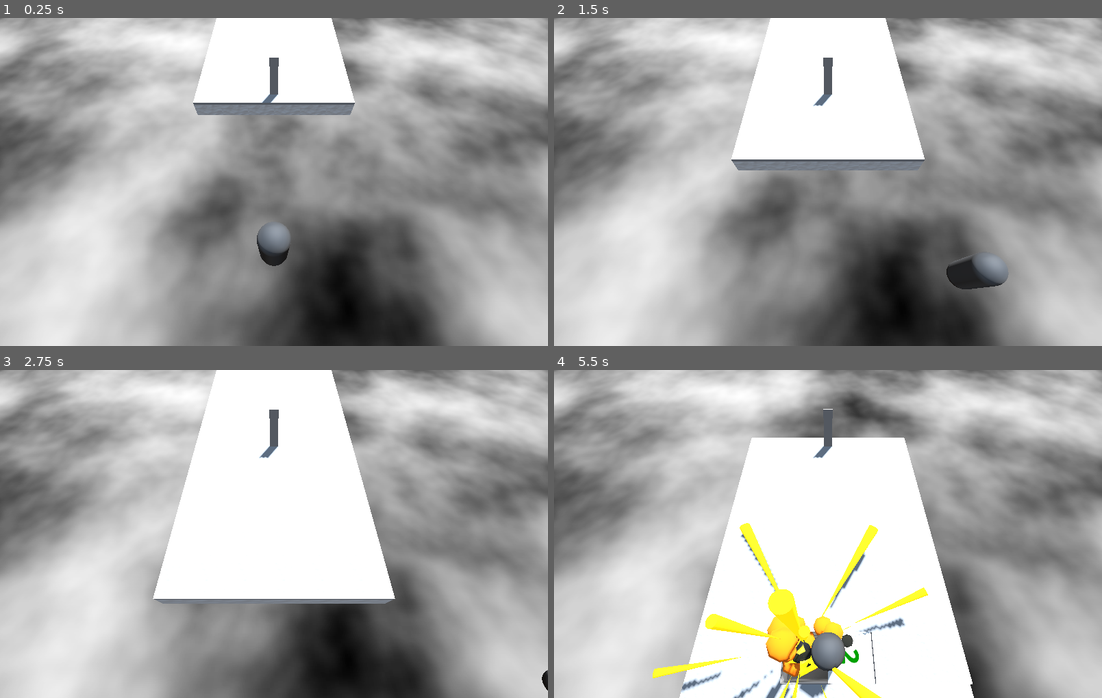
Above: before the commit, frames 1-4 (two rows, left to right).
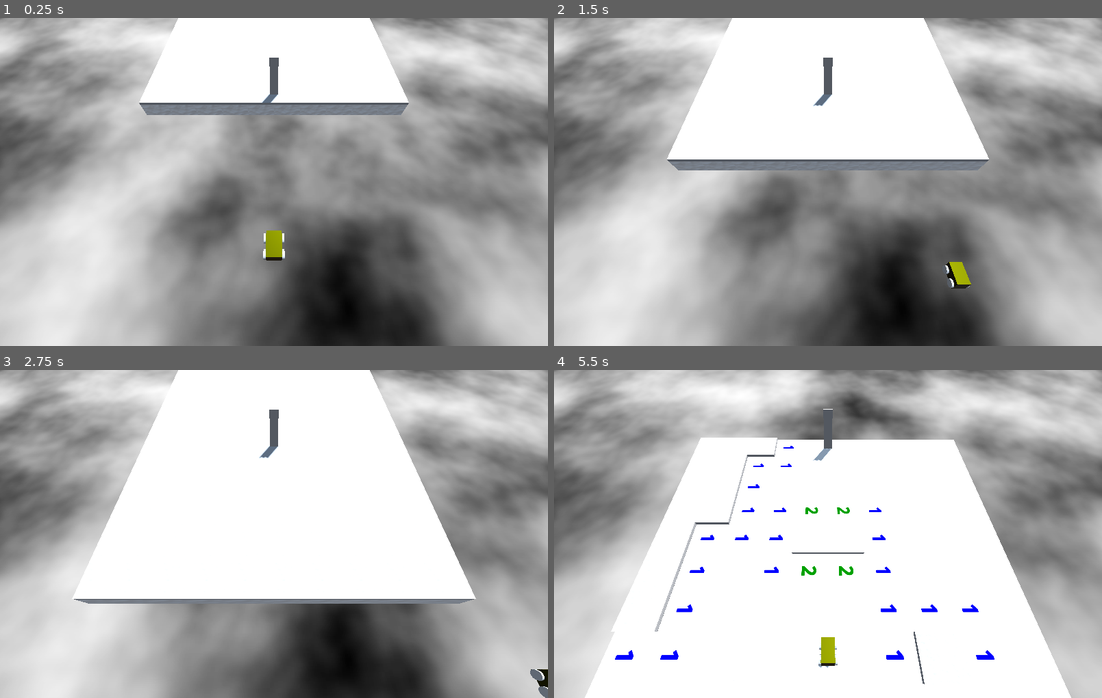
Above: after the commit, the same moments.

Repository: Blubtastic/minesweeper_2
Game: Godot game, scene res://Main.tscn
Same seed, same stepped clock (60 frames per second), same inputs: the game is played once before the commit and once after it.
Inputs (mouse positions are in pixels of both pictures, inside the frame that each line leads up to):
- Up to frame 1 (0.25 s): no input
- Up to frame 2 (1.5 s): tap Enter (ui_accept) at 0.5, 0.77 s; move the mouse to (948, 165) at 0.52 s; hold Right (ui_right) 0.53-1.28 s; click (948, 165) at 0.67 s; move the mouse to (718, 198) at 1.27 s; hold Down (ui_down) from 1.28 s (still down)
- Up to frame 3 (2.75 s): tap Enter (ui_accept) at 1.52 s; move the mouse to (328, 461) at 2.02 s; release Down (ui_down) at 2.03 s; hold Right (ui_right) from 2.03 s (still down)
- Up to frame 4 (5.5 s): move the mouse to (800, 599) at 2.77 s; release Right (ui_right) at 2.78 s; hold Up (ui_up) 2.78-3.53 s; click (800, 599) at 2.92 s; tap Enter (ui_accept) at 3.02, 3.77, 4.52 s; move the mouse to (992, 583) at 3.52 s; hold Left (ui_left) 3.53-5.03 s; move the mouse to (663, 484) at 4.27 s; move the mouse to (855, 534) at 5.02 s; hold Down (ui_down) from 5.03 s (still down); click (855, 534) at 5.17 s

The runs differ from the first frame. In frame 1, 5.1% of the frame differs, in the area x 25-75%, y 0-76%; in frame 2, 9.0%; in frame 3, 15%; in frame 4, 26%, in the area x 5-95%, y 20-100%.

Commit message:
feat: car model with direction animations

Diff:
--- a/chunk_spawner.gd
+++ b/chunk_spawner.gd
@@ -10,6 +10,6 @@
 func _physics_process(delta: float):
 	if !ray.is_colliding():
 		var chunk_instance = CubeChunk.instantiate()
-		var chunk_position = Vector3(ray.transform.origin.x - 2.5, 0, ray.transform.origin.z + -11.5)
+		var chunk_position = Vector3(ray.transform.origin.x - 4.5, 0, ray.transform.origin.z + -11.5)
 		chunk_instance.transform.origin = chunk_position
 		add_child(chunk_instance)
--- a/cube_chunk.gd
+++ b/cube_chunk.gd
@@ -2,7 +2,7 @@
 
 const CubeScene := preload("res://shared/cube/Cube.tscn")
 const GRID_HEIGHT := 12
-const GRID_WIDTH := 6
+const GRID_WIDTH := 10
 const NUMBER_OF_MINES := 6
 const CUBE_DISTANCE := 1.0
 var game_started: bool = false
--- a/shared/player/Player.tscn
+++ b/shared/player/Player.tscn
@@ -1,27 +1,17 @@
-[gd_scene load_steps=14 format=3 uid="uid://dqeksnc1bqwgt"]
+[gd_scene load_steps=15 format=3 uid="uid://dqeksnc1bqwgt"]
 
 [ext_resource type="Script" path="res://shared/player/character_body_3d.gd" id="1_fjkuh"]
 [ext_resource type="Script" path="res://shared/player/player_death.gd" id="1_pp3vs"]
 [ext_resource type="Script" path="res://shared/player/fade_emission_gradually.gd" id="3_jlho0"]
 [ext_resource type="PackedScene" uid="uid://drynt1383xlht" path="res://shared/cube/TrailVFX.tscn" id="3_rkr5s"]
 
-[sub_resource type="CapsuleShape3D" id="CapsuleShape3D_r3ej6"]
-radius = 0.3
-height = 1.5
-
-[sub_resource type="StandardMaterial3D" id="StandardMaterial3D_doy5s"]
-albedo_color = Color(0.43, 0.43, 0.43, 1)
-metallic = 1.0
-roughness = 0.83
-
-[sub_resource type="CapsuleMesh" id="CapsuleMesh_bqlam"]
-material = SubResource("StandardMaterial3D_doy5s")
-radius = 0.3
-height = 1.5
+[sub_resource type="CylinderShape3D" id="CylinderShape3D_k2tqa"]
+height = 0.2
+radius = 0.2
 
 [sub_resource type="CapsuleShape3D" id="CapsuleShape3D_qlff2"]
 radius = 0.1
-height = 1.5
+height = 0.64248
 
 [sub_resource type="FastNoiseLite" id="FastNoiseLite_obdjf"]
 
@@ -46,6 +36,20 @@
 radius = 0.3
 height = 1.5
 
+[sub_resource type="StandardMaterial3D" id="StandardMaterial3D_uxr23"]
+albedo_color = Color(0.252285, 0.261702, 4.81308e-08, 1)
+metallic = 1.0
+roughness = 0.5
+
+[sub_resource type="BoxMesh" id="BoxMesh_8nayr"]
+material = SubResource("StandardMaterial3D_uxr23")
+size = Vector3(0.3, 0.3, 0.5)
+
+[sub_resource type="CylinderMesh" id="CylinderMesh_6xd78"]
+top_radius = 0.1
+bottom_radius = 0.1
+height = 0.05
+
 [node name="Player" type="Node3D"]
 script = ExtResource("1_pp3vs")
 
@@ -56,10 +60,7 @@
 metadata/_edit_group_ = true
 
 [node name="CollisionShape3D" type="CollisionShape3D" parent="AlivePlayer"]
-shape = SubResource("CapsuleShape3D_r3ej6")
-
-[node name="MeshInstance3D" type="MeshInstance3D" parent="AlivePlayer"]
-mesh = SubResource("CapsuleMesh_bqlam")
+shape = SubResource("CylinderShape3D_k2tqa")
 
 [node name="Area3D" type="Area3D" parent="AlivePlayer"]
 transform = Transform3D(1, 0, 0, 0, 1, 0, 0, 0, 1, 0, -0.0968428, 0)
@@ -94,3 +95,29 @@
 
 [node name="TrailVFX2Bottom" parent="AlivePlayer/DeadPlayer/VFX" instance=ExtResource("3_rkr5s")]
 transform = Transform3D(1, 0, 0, 0, 1, 0, 0, 0, 1, 0, -0.505966, 0)
+
+[node name="PlayerModel" type="Node3D" parent="AlivePlayer"]
+
+[node name="Body" type="MeshInstance3D" parent="AlivePlayer/PlayerModel"]
+mesh = SubResource("BoxMesh_8nayr")
+skeleton = NodePath("../..")
+
+[node name="WheelFrontRight" type="MeshInstance3D" parent="AlivePlayer/PlayerModel"]
+transform = Transform3D(-4.37114e-08, -1, 0, 1, -4.37114e-08, 0, 0, 0, 1, 0.175, -0.07, -0.15)
+mesh = SubResource("CylinderMesh_6xd78")
+skeleton = NodePath("../..")
+
+[node name="WheelBackRight" type="MeshInstance3D" parent="AlivePlayer/PlayerModel"]
+transform = Transform3D(-4.37114e-08, -1, 0, 1, -4.37114e-08, 0, 0, 0, 1, 0.175, -0.07, 0.15)
+mesh = SubResource("CylinderMesh_6xd78")
+skeleton = NodePath("../..")
+
+[node name="WheelFrontLeft" type="MeshInstance3D" parent="AlivePlayer/PlayerModel"]
+transform = Transform3D(-4.37114e-08, -1, 0, 1, -4.37114e-08, 0, 0, 0, 1, -0.175, -0.07, -0.15)
+mesh = SubResource("CylinderMesh_6xd78")
+skeleton = NodePath("../..")
+
+[node name="WheelBackLeft" type="MeshInstance3D" parent="AlivePlayer/PlayerModel"]
+transform = Transform3D(-4.37114e-08, -1, 0, 1, -4.37114e-08, 0, 0, 0, 1, -0.175, -0.07, 0.15)
+mesh = SubResource("CylinderMesh_6xd78")
+skeleton = NodePath("../..")
--- a/shared/player/character_body_3d.gd
+++ b/shared/player/character_body_3d.gd
@@ -28,6 +28,8 @@
 	else:
 		velocity.x = move_toward(velocity.x, 0, SPEED)
 		velocity.z = move_toward(velocity.z, 0, Z_SPEED)
+	rotation.z = -velocity.x / 30
+	rotation.x = -velocity.z / 10
 
 	if is_controllable:
 		move_and_slide()
